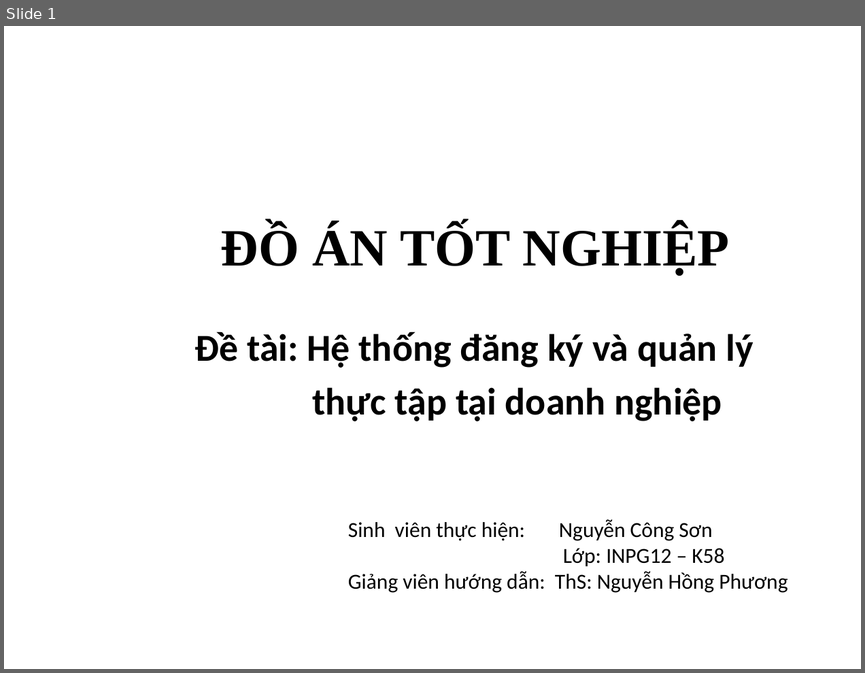
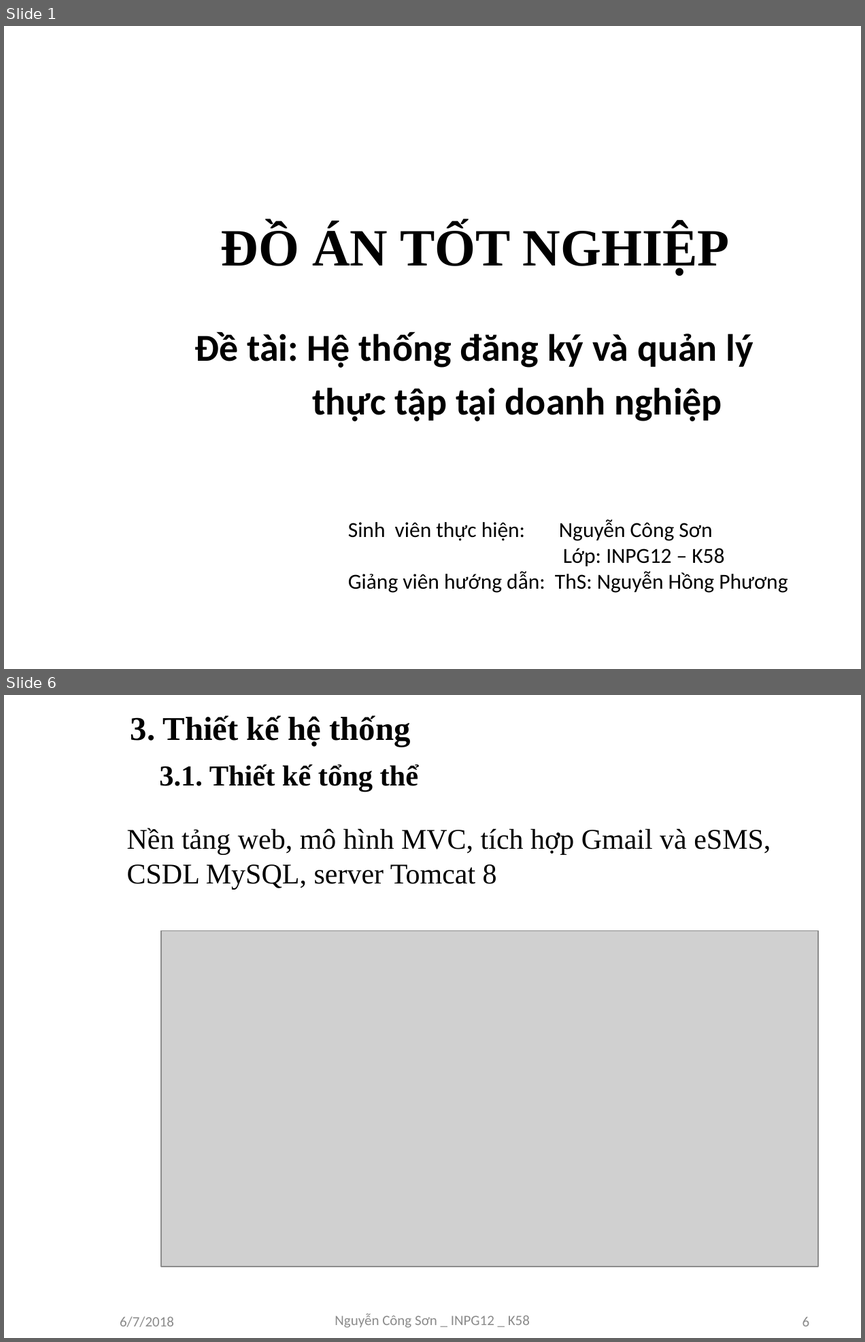
Before and after one commit to sonnc/QT5315, a slide deck: SLIDE ĐỒ ÁN TỐT NGHIỆP.pptx. Shown one above the other, each under a label of ours: slide 1 before the commit, slides 1 and 6 after it; the slides between them are not shown. The pictures are 865x673 and 865x1342 pixels, drawn with LibreOffice and Linux fonts; fonts in the diff are those of the drawing; grey boxes stand for pictures; background and template pictures are left out. Boxes give left, top, right and bottom in pixels: in the first picture for what was removed or moved away, otherwise in the second. Text is boxed around its words. In the diff, an @@ line names an element or a change of style, - is before the commit and + after.

```diff
--- a/SLIDE ĐỒ ÁN TỐT NGHIỆP.pptx
+++ b/SLIDE ĐỒ ÁN TỐT NGHIỆP.pptx
@@ slide 6 added at <box>4,695,861,1338</box>, background picture (left out) @@
@@ title added at <box>130,715,419,792</box>, 24.3 pt, text #000000, bold @@
+3. Thiết kế hệ thống
+3.1. Thiết kế tổng thể
@@ text added at <box>127,828,770,889</box>, 24 pt, text #000000 @@
+Nền tảng web, mô hình MVC, tích hợp Gmail và eSMS, CSDL MySQL, server Tomcat 8
@@ picture added at <box>161,930,818,1266</box> @@
@@ text added at <box>120,1316,174,1327</box>, 12 pt, text #8C8C8C @@
+6/7/2018
@@ text added at <box>334,1313,530,1327</box>, 12 pt, text #8C8C8C @@
+Nguyễn Công Sơn _ INPG12 _ K58
@@ page number added at <box>802,1317,810,1326</box>, 12 pt, text #8C8C8C @@
+6
```
Also in this commit, not shown: 6 slides changed, 5 other slides added, 6 other files.
